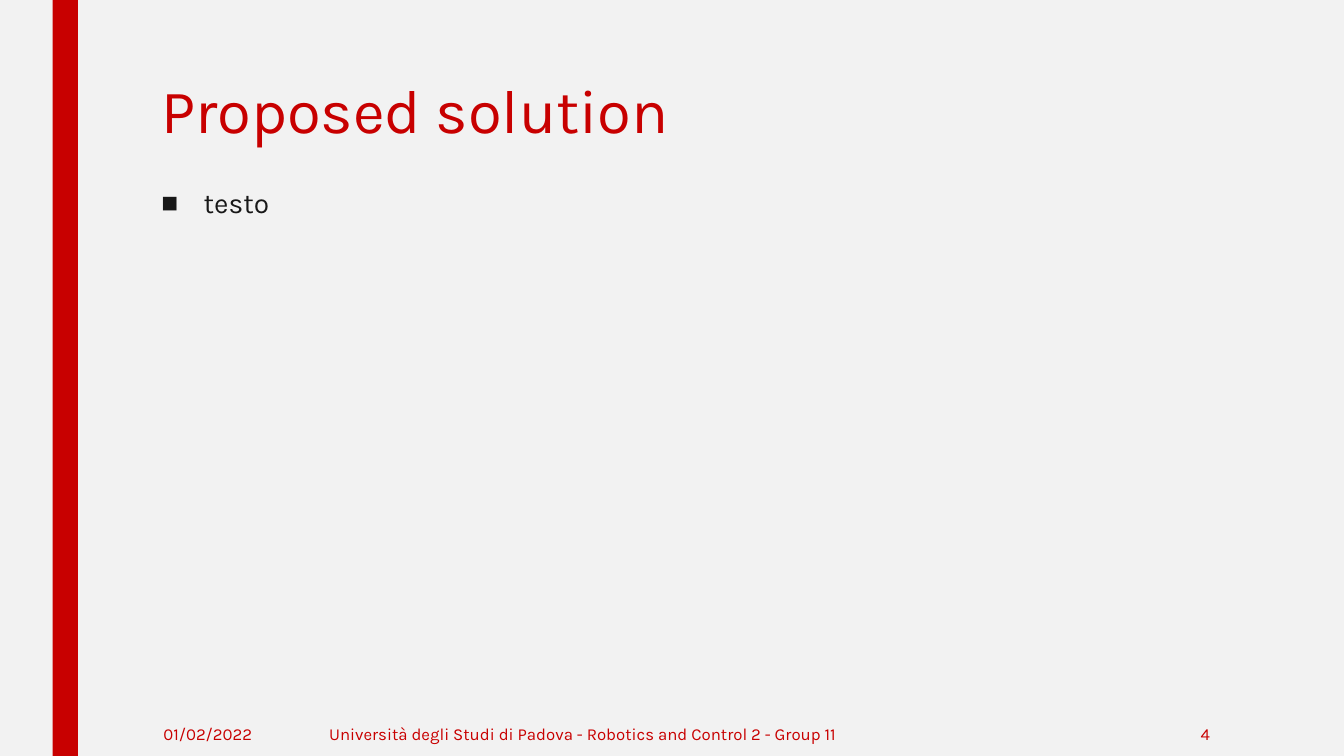
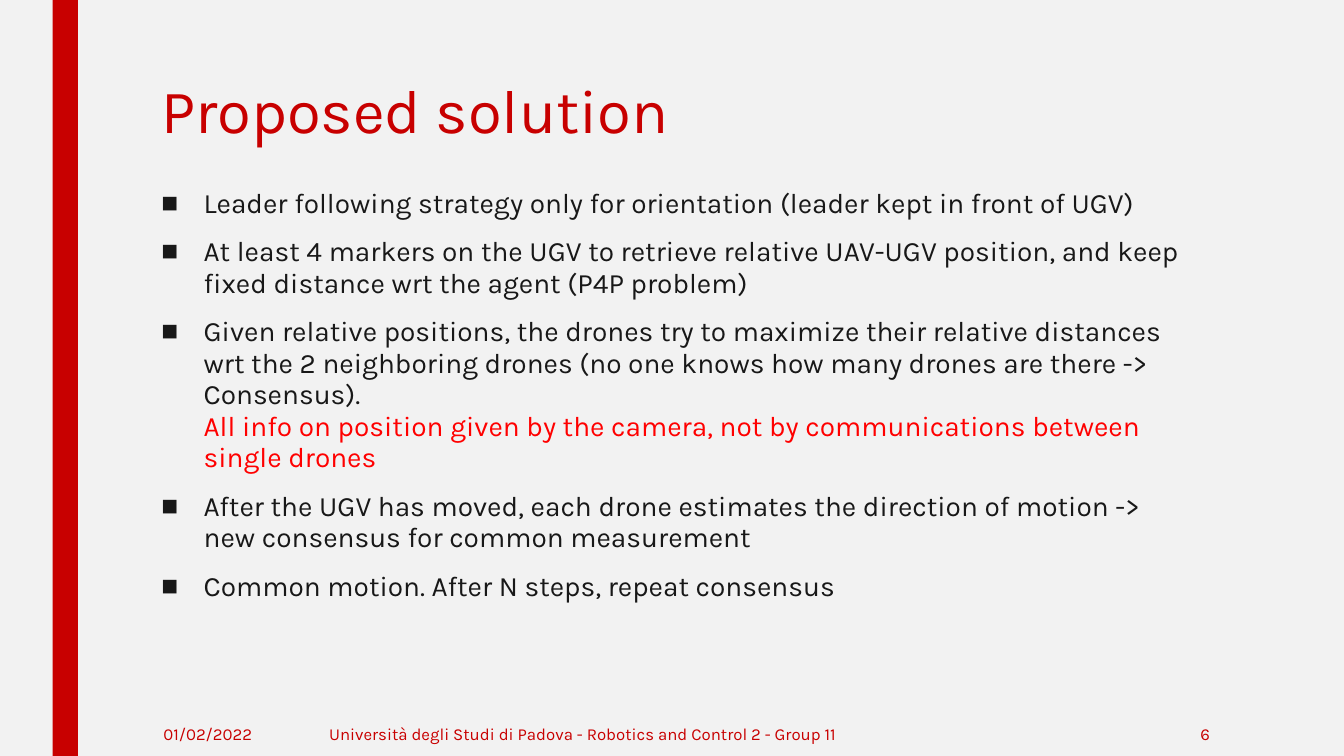
Before and after one commit to edopast/ROBOTICS_2_project, a slide deck: slide 6 of Presentation.pptx (slide 4 before the commit). Drawn at 1344x756 pixels with LibreOffice and Linux fonts; fonts in the diff are those of the drawing. Boxes give left, top, right and bottom in pixels: in the first picture for what was removed or moved away, otherwise in the second. Text is boxed around its words. In the diff, an @@ line names an element or a change of style, - is before the commit and + after.

```diff
--- a/Presentation.pptx
+++ b/Presentation.pptx
@@ text at (x1=204, y1=193, x2=1178, y2=603): text changed @@
-■ testo
+■ Leader following strategy only for orientation (leader kept in front of UGV)
+■ At least 4 markers on the UGV to retrieve relative UAV-UGV position, and keep fixed distance wrt the agent (P4P problem)
+■ Given relative positions, the drones try to maximize their relative distances wrt the 2 neighboring drones (no one knows how many drones are there -> Consensus).
+  All info on position given by the camera, not by communications between single drones
+■ After the UGV has moved, each drone estimates the direction of motion -> new consensus for common measurement
+■ Common motion. After N steps, repeat consensus
@@ page number at (x1=1200, y1=729, x2=1210, y2=740): text changed @@
-4
+6
```
Also in this commit, not shown: 1 other slide changed, 2 slides added.
